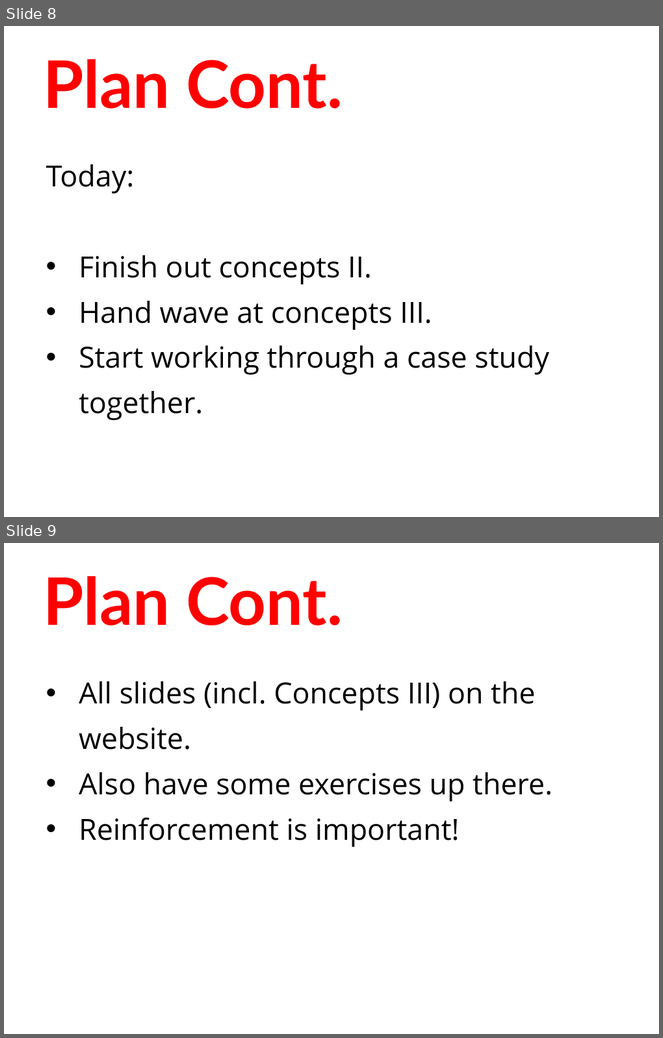
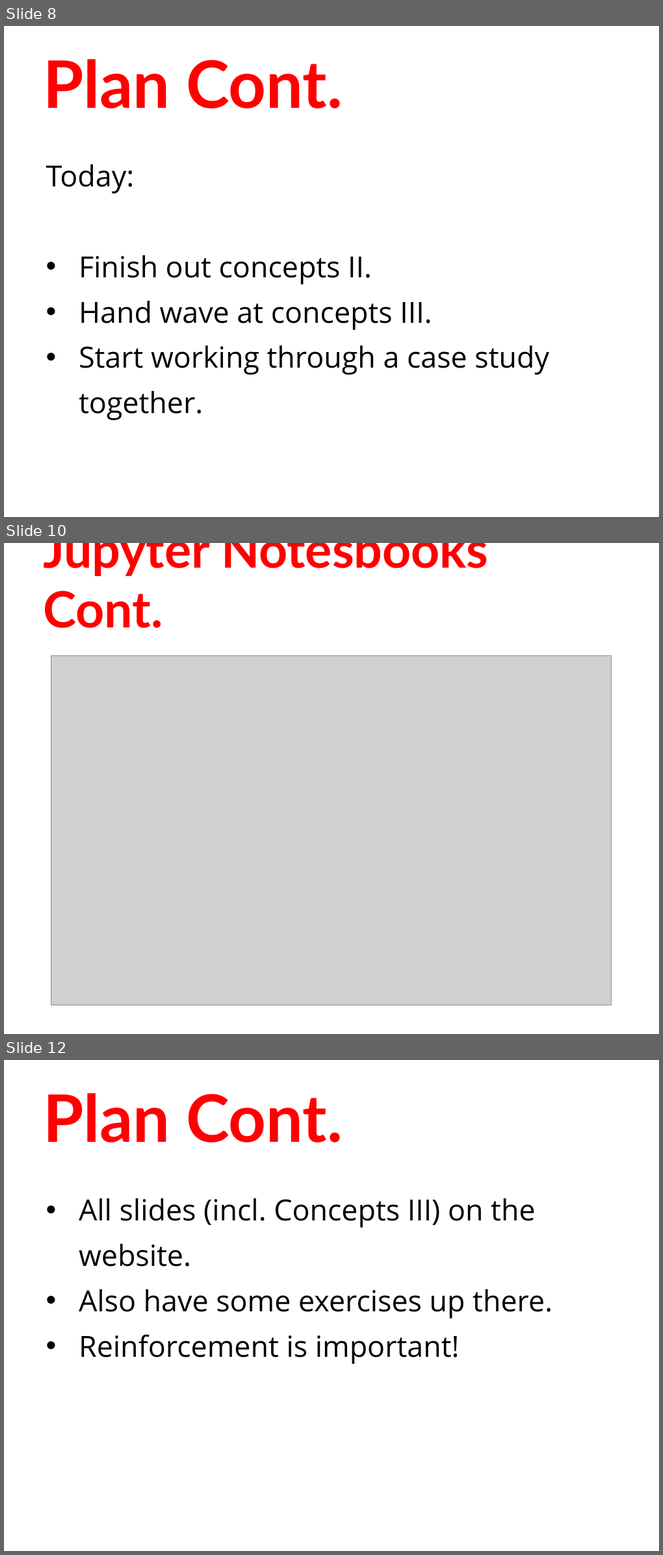
Before and after one commit to humanitiesprogramming/slides, a slide deck: 2019/python/day2-review.pptx. Shown one above the other, each under a label of ours: slides 8 and 9 before the commit, slides 8, 10 and 12 after it; the slides between them are not shown. The pictures are 663x1038 and 663x1555 pixels, drawn with LibreOffice and Linux fonts; fonts in the diff are those of the drawing; grey boxes stand for pictures. Boxes give left, top, right and bottom in pixels: in the first picture for what was removed or moved away, otherwise in the second. Text is boxed around its words. In the diff, an @@ line names an element or a change of style, - is before the commit and + after.

```diff
--- a/2019/python/day2-review.pptx
+++ b/2019/python/day2-review.pptx
@@ slide 10 added at (4,543,659,1034), background #FFFFFF @@
@@ title added at (43,543,489,628), 55 pt, text #FF0000, bold @@
+Jupyter Notesbooks Cont.
@@ picture added at (51,655,611,1006) @@
@@ what was slide 9 is now slide 12 @@
```
Also in this commit, not shown: 2 other slides added, 2 other files.
